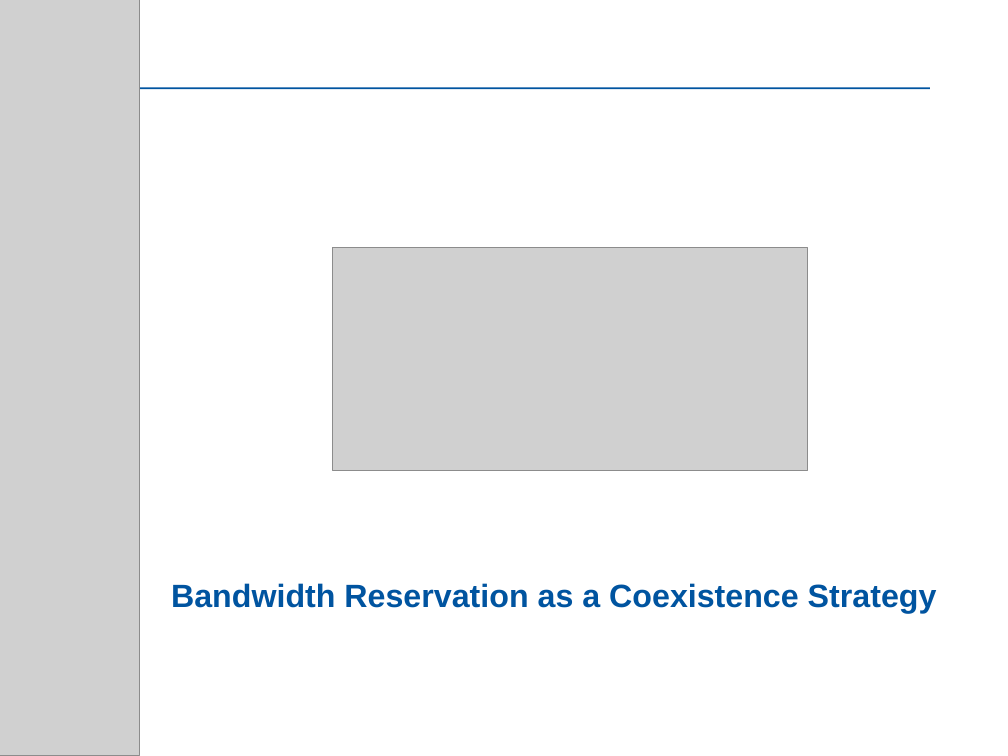
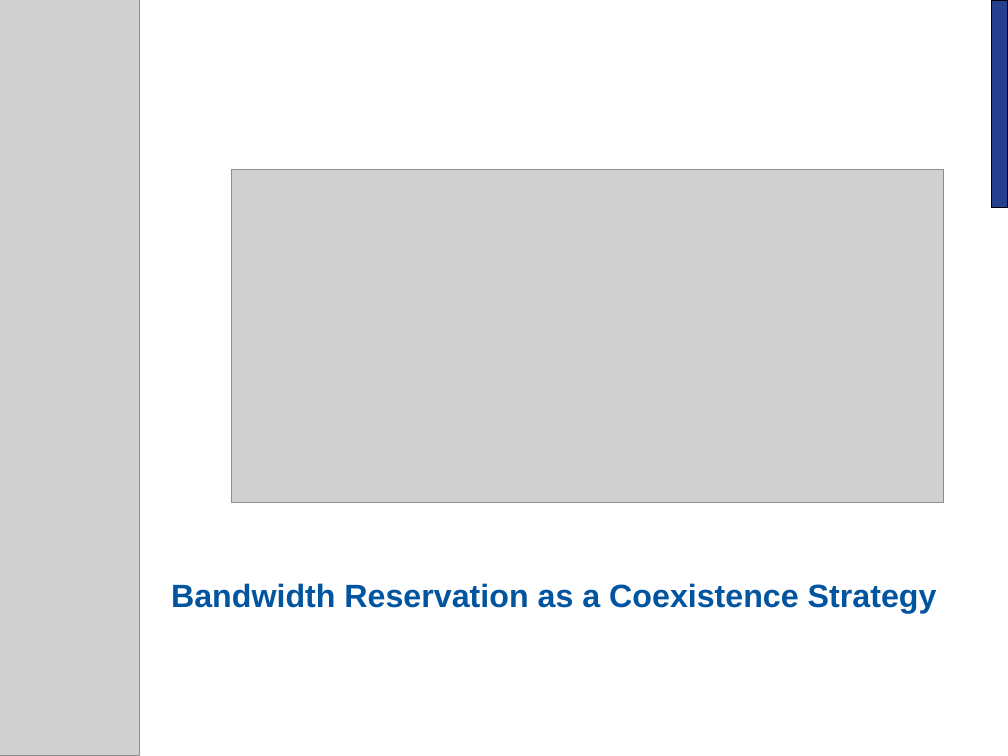
Before and after one commit to Mario-LopezTelecom/phdTesis, a slide deck: slide 11 of presentation/UPCT.ppt. Drawn at 1008x756 pixels with LibreOffice and Linux fonts; fonts in the diff are those of the drawing; grey boxes stand for pictures; background and template pictures are left out. Boxes give left, top, right and bottom in pixels: in the first picture for what was removed or moved away, otherwise in the second. Text is boxed around its words. In the diff, an @@ line names an element or a change of style, - is before the commit and + after.

```diff
--- a/presentation/UPCT.ppt
+++ b/presentation/UPCT.ppt
@@ rectangle added at <box>991,0,1008,208</box>, fill #25408E, outline #000000 0.74 pt @@
@@ rectangle removed at <box>77,88,929,90</box> @@
@@ picture: place and size @@
-picture at <box>333,248,807,471</box>
+picture at <box>232,169,943,503</box>
```
Also in this commit, not shown: 20 other slides changed, 19 slides added, 5 other files.
